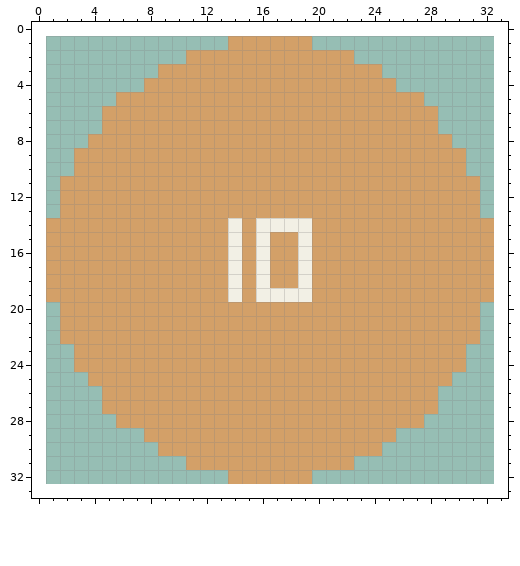
Pixel-art file: Bunfight Project/Assets/Art/Sprites/Gold Coin.aseprite. Above is the file before it was changed.
32x32 pixels, 1 frame. The old version is drawn lined up with the new one, on the new canvas.
The result:
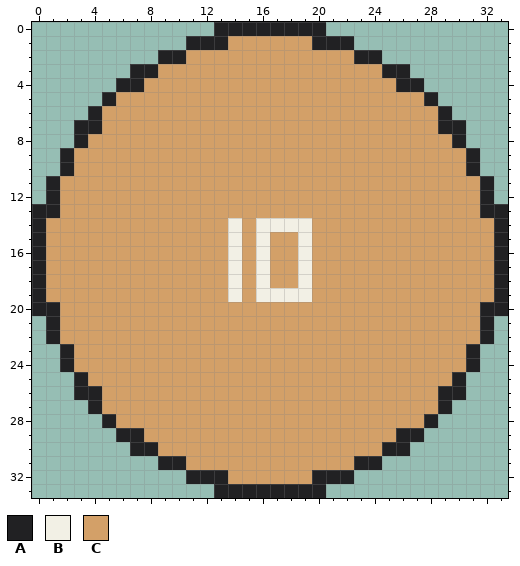
Palette (. is transparent): A #212123  B #f2f0e5  C #d3a068
Difference:
canvas 32x32 -> 34x34, the old top-left corner now at 1,1
y 0: x 13..20 ........ -> AAAAAAAA
y 1: x 11..13 ... -> AAA; x 20..22 ... -> AAA
y 2: x 9..10 .. -> AA; x 23..24 .. -> AA
y 3: x 7..8 .. -> AA; x 25..26 .. -> AA
y 4: x 6..7 .. -> AA; x 26..27 .. -> AA
y 5: x 5 . -> A; x 28 . -> A
y 6: x 4 . -> A; x 29 . -> A
y 7: x 3..4 .. -> AA; x 29..30 .. -> AA
y 8: x 3 . -> A; x 30 . -> A
y 9..10: x 2 . -> A; x 31 . -> A
y 11..12: x 1 . -> A; x 32 . -> A
y 13: x 0..1 .. -> AA; x 32..33 .. -> AA
y 14..19: x 0 . -> A; x 33 . -> A
y 20: x 0..1 .. -> AA; x 32..33 .. -> AA
y 21..22: x 1 . -> A; x 32 . -> A
y 23..24: x 2 . -> A; x 31 . -> A
y 25: x 3 . -> A; x 30 . -> A
y 26: x 3..4 .. -> AA; x 29..30 .. -> AA
y 27: x 4 . -> A; x 29 . -> A
y 28: x 5 . -> A; x 28 . -> A
y 29: x 6..7 .. -> AA; x 26..27 .. -> AA
y 30: x 7..8 .. -> AA; x 25..26 .. -> AA
y 31: x 9..10 .. -> AA; x 23..24 .. -> AA
y 32: x 11..13 ... -> AAA; x 20..22 ... -> AAA
y 33: x 13..20 ........ -> AAAAAAAA
Changed places in both pictures, as pixel boxes (x1, y1, x2, y2):
added: (32, 22, 508, 498)
